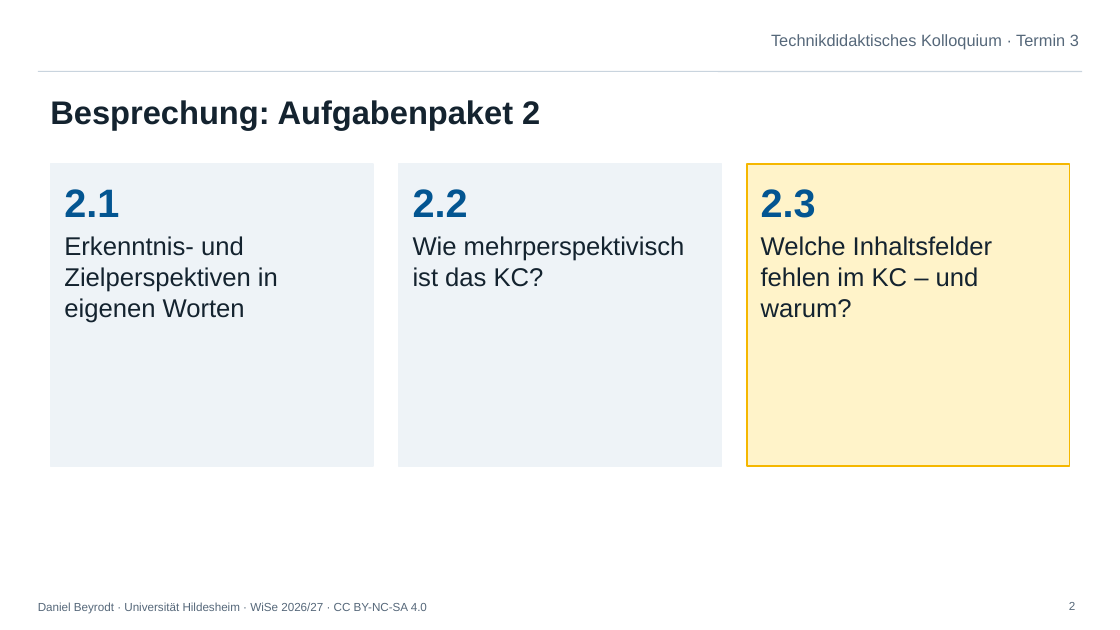
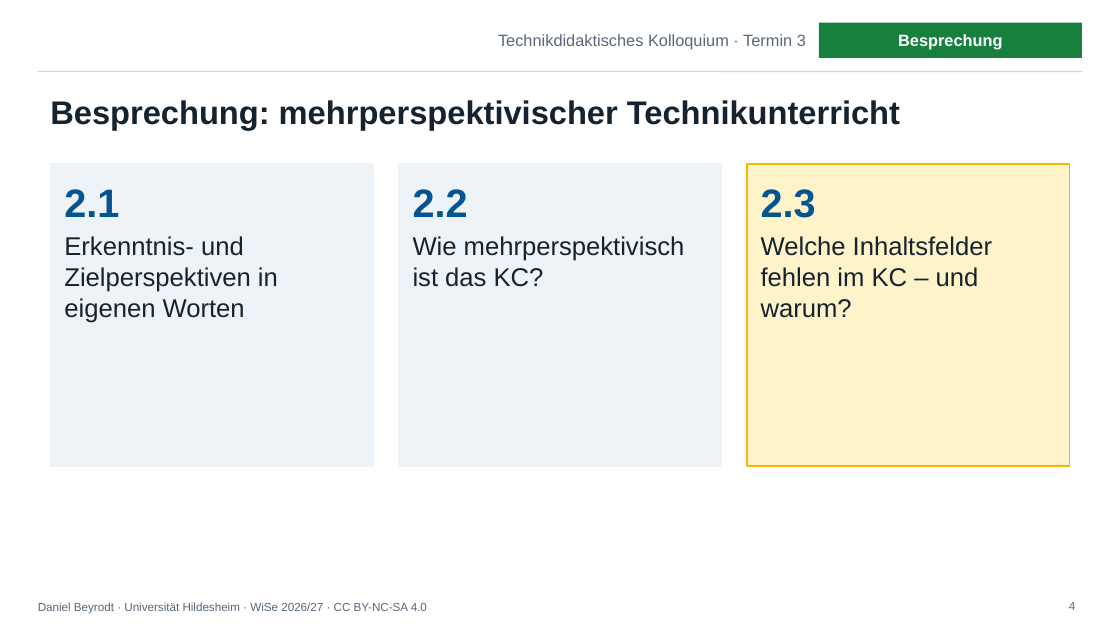
Before and after one commit to deinTechniklehrer/Uni-Hildesheim, a slide deck: slide 4 of technikdidaktisches-kolloquium/praesentationen/TdK_Termin-3_Aktuelle-Entwicklungen.pptx (slide 2 before the commit). Drawn at 1120x630 pixels with LibreOffice and Linux fonts; fonts in the diff are those of the drawing; background and template pictures are left out. Boxes give left, top, right and bottom in pixels: in the first picture for what was removed or moved away, otherwise in the second. Text is boxed around its words. In the diff, an @@ line names an element or a change of style, - is before the commit and + after.

```diff
--- a/technikdidaktisches-kolloquium/praesentationen/TdK_Termin-3_Aktuelle-Entwicklungen.pptx
+++ b/technikdidaktisches-kolloquium/praesentationen/TdK_Termin-3_Aktuelle-Entwicklungen.pptx
@@ text "Technikdidaktisches Kolloquium · Termin 3": place and size @@
-text "Technikdidaktisches Kolloquium · Termin 3" at <box>771,34,1079,49</box>
+text "Technikdidaktisches Kolloquium · Termin 3" at <box>498,34,806,49</box>
@@ rectangle added at <box>819,23,1082,58</box>, fill #17803F, 14 pt, text #FFFFFF, bold @@
+Besprechung
@@ text at <box>50,100,900,130</box>: text changed @@
-Besprechung: Aufgabenpaket 2
+Besprechung: mehrperspektivischer Technikunterricht
@@ page number at <box>1069,602,1075,610</box>: text changed @@
-2
+4
```
Also in this commit, not shown: 13 other slides changed, 4 slides added, 8 other files.
